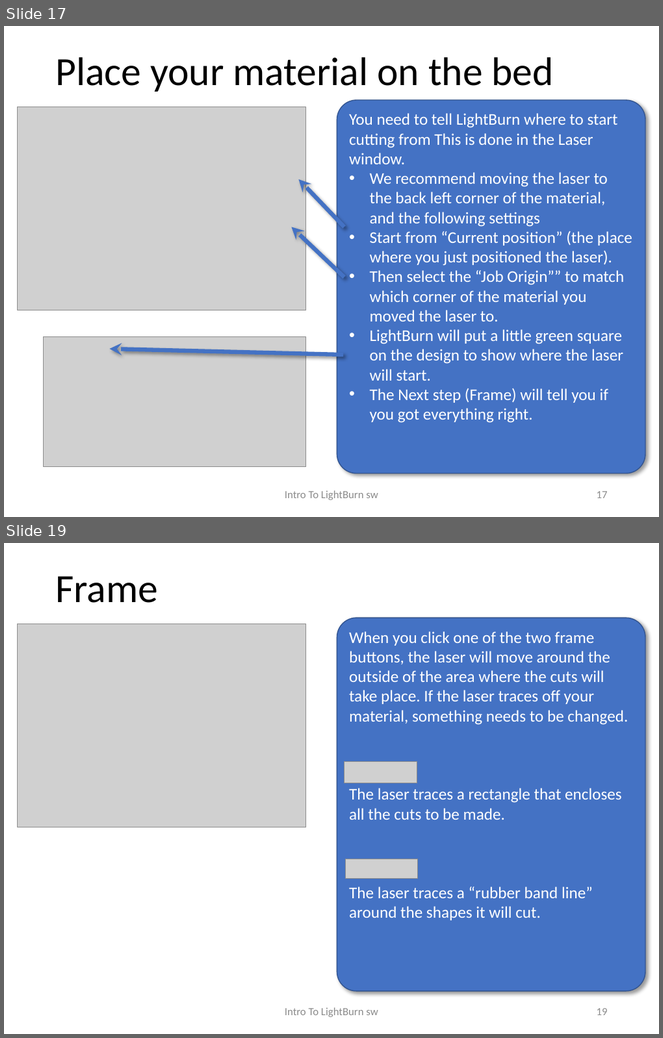
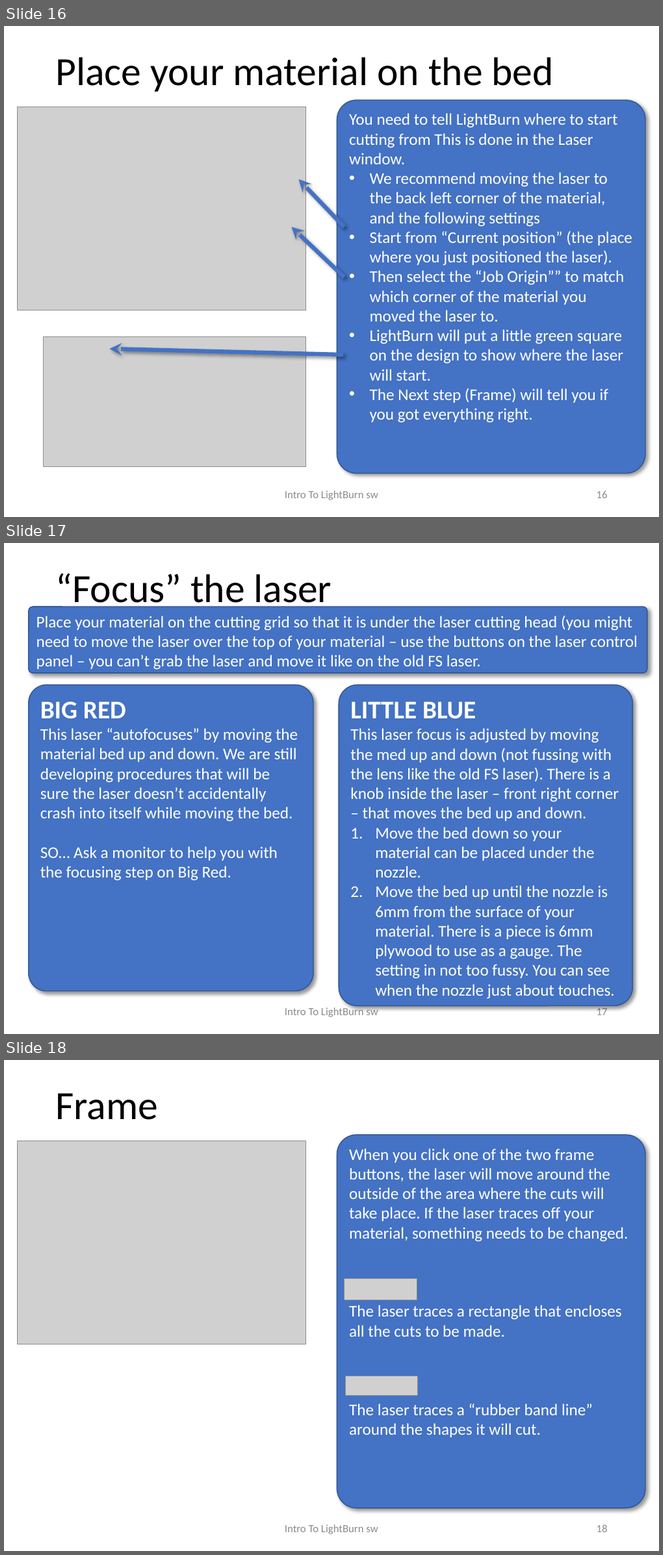
Before and after one commit to BainbridgeArtisanResourceNetwork/ETA-Documents, a slide deck: Intro to LightBurn.pptx. Shown one above the other, each under a label of ours: slides 17 and 19 before the commit, slides 16, 17 and 18 after it; the slides between them are not shown. The pictures are 663x1038 and 663x1555 pixels, drawn with LibreOffice and Linux fonts; fonts in the diff are those of the drawing; grey boxes stand for pictures. Boxes give left, top, right and bottom in pixels: in the first picture for what was removed or moved away, otherwise in the second. Text is boxed around its words. In the diff, an @@ line names an element or a change of style, - is before the commit and + after.

```diff
--- a/Intro to LightBurn.pptx
+++ b/Intro to LightBurn.pptx
@@ slide 17 added at (x1=4, y1=543, x2=659, y2=1034), background #FFFFFF @@
@@ title added at (x1=55, y1=573, x2=332, y2=612), 44 pt, text #000000 @@
+“Focus” the laser
@@ rounded rectangle added at (x1=29, y1=607, x2=648, y2=673), fill #4472C4, outline #325491 1 pt, 18 pt, text #FFFFFF @@
+Place your material on the cutting grid so that it is under the laser cutting head (you might need to move the laser over the top of your material – use the buttons on the laser control panel – you can’t grab the laser and move it like on the old FS laser.
@@ rounded rectangle added at (x1=29, y1=685, x2=314, y2=991), fill #4472C4, outline #325491 1 pt, 18 pt, text #FFFFFF @@
+BIG RED
+This laser “autofocuses” by moving the material bed up and down. We are still developing procedures that will be sure the laser doesn’t accidentally crash into itself while moving the bed.
+SO… Ask a monitor to help you with the focusing step on Big Red.
@@ rounded rectangle added at (x1=339, y1=685, x2=633, y2=1006), fill #4472C4, outline #325491 1 pt, 18 pt, text #FFFFFF @@
+LITTLE BLUE
+This laser focus is adjusted by moving the med up and down (not fussing with the lens like the old FS laser). There is a knob inside the laser – front right corner – that moves the bed up and down.
+1. Move the bed down so your material can be placed under the nozzle.
+2. Move the bed up until the nozzle is 6mm from the surface of your material. There is a piece is 6mm plywood to use as a gauge. The setting in not too fussy. You can see when the nozzle just about touches.
@@ text added at (x1=285, y1=1007, x2=378, y2=1017), 12 pt, text #8C8C8C @@
+Intro To LightBurn sw
@@ page number added at (x1=597, y1=1007, x2=608, y2=1016), 12 pt, text #8C8C8C @@
+17
@@ what was slide 17 is now slide 16 @@
@@ page number at (x1=597, y1=491, x2=608, y2=499): text changed @@
-17
+16
@@ what was slide 19 is now slide 18 @@
@@ page number at (x1=597, y1=1525, x2=608, y2=1533): text changed @@
-19
+18
```
Also in this commit, not shown: 1 slide changed, 8 other slides added, 2 slides removed, 1 other file.
